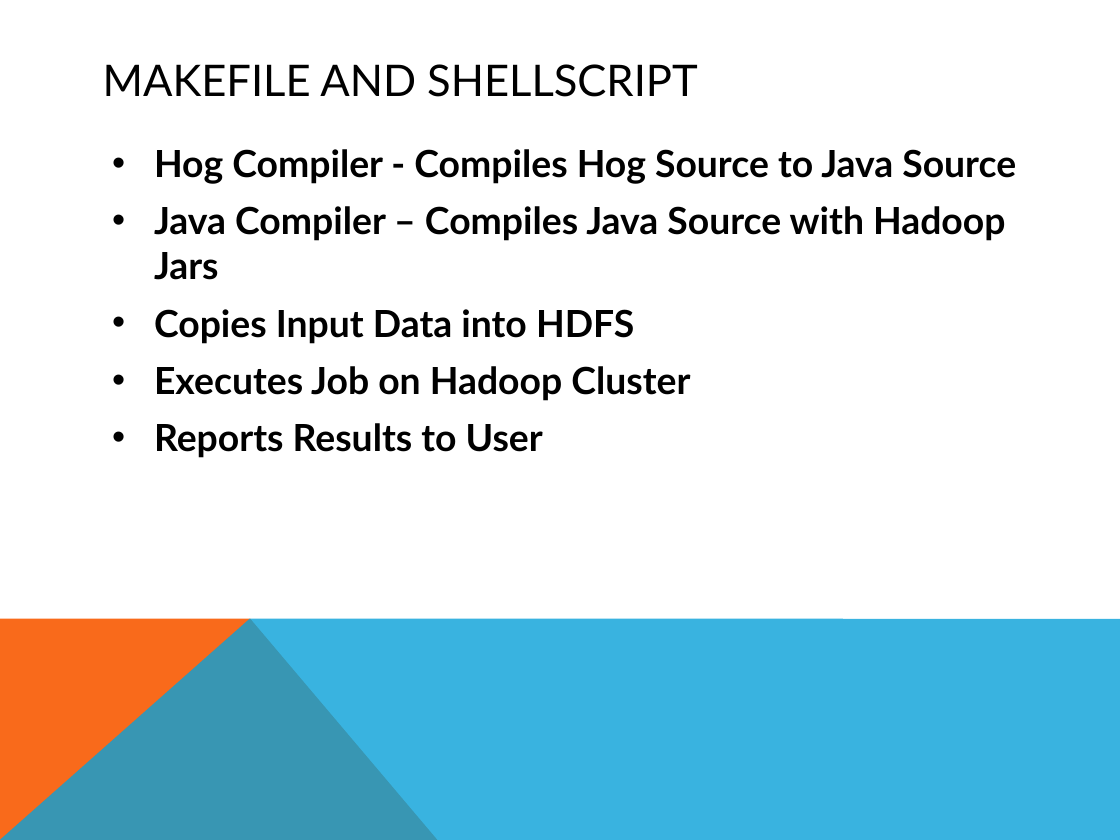
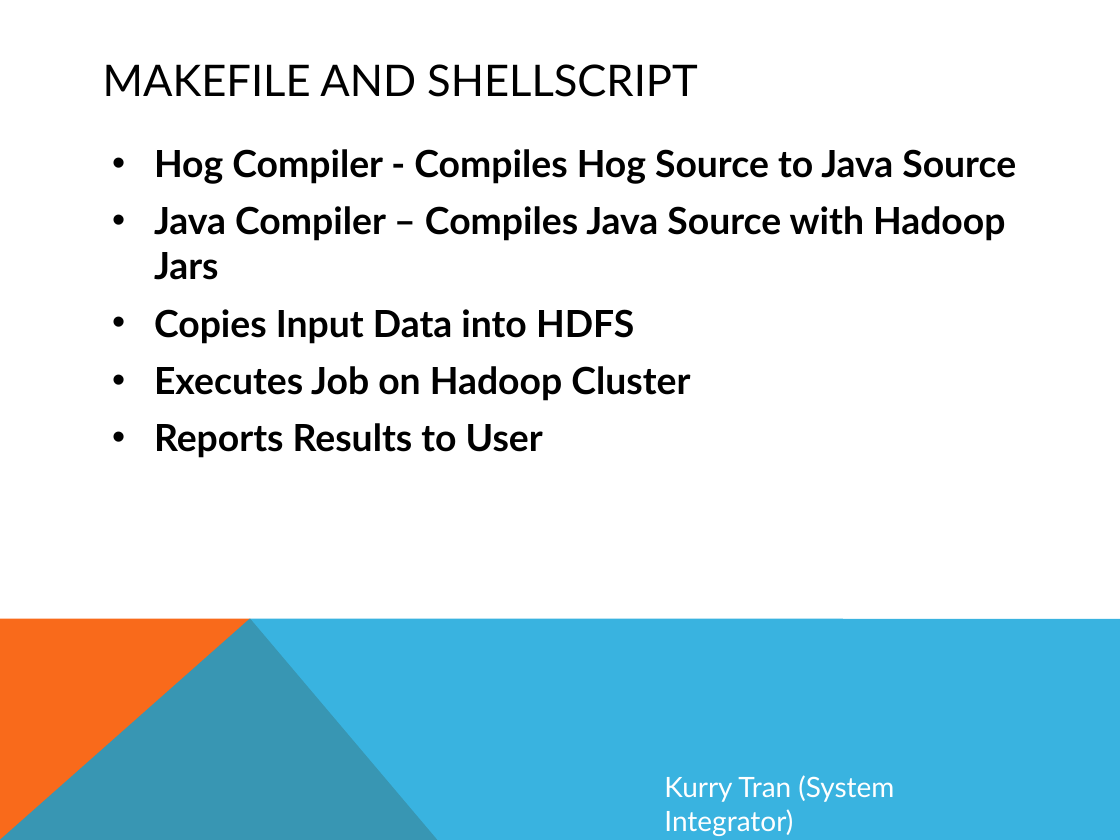
Before and after one commit to smessing/Hog, a slide deck: slide 19 of demo/demo.pptx. Drawn at 1120x840 pixels with LibreOffice and Linux fonts; fonts in the diff are those of the drawing. Boxes give left, top, right and bottom in pixels: in the first picture for what was removed or moved away, otherwise in the second. Text is boxed around its words. In the diff, an @@ line names an element or a change of style, - is before the commit and + after.

```diff
--- a/demo/demo.pptx
+++ b/demo/demo.pptx
@@ text added at [664, 775, 894, 836], 18 pt, text #FFFFFF @@
+Kurry Tran (System Integrator)
```
Also in this commit, not shown: 15 other slides changed.
